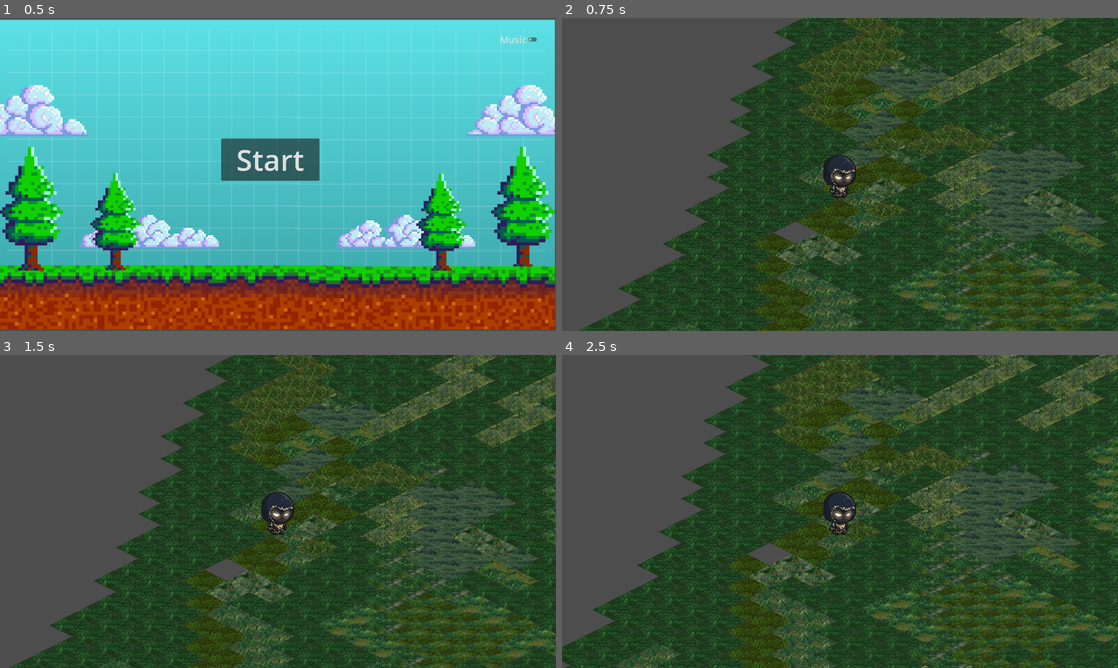
Above: before the commit, frames 1-4 (two rows, left to right).
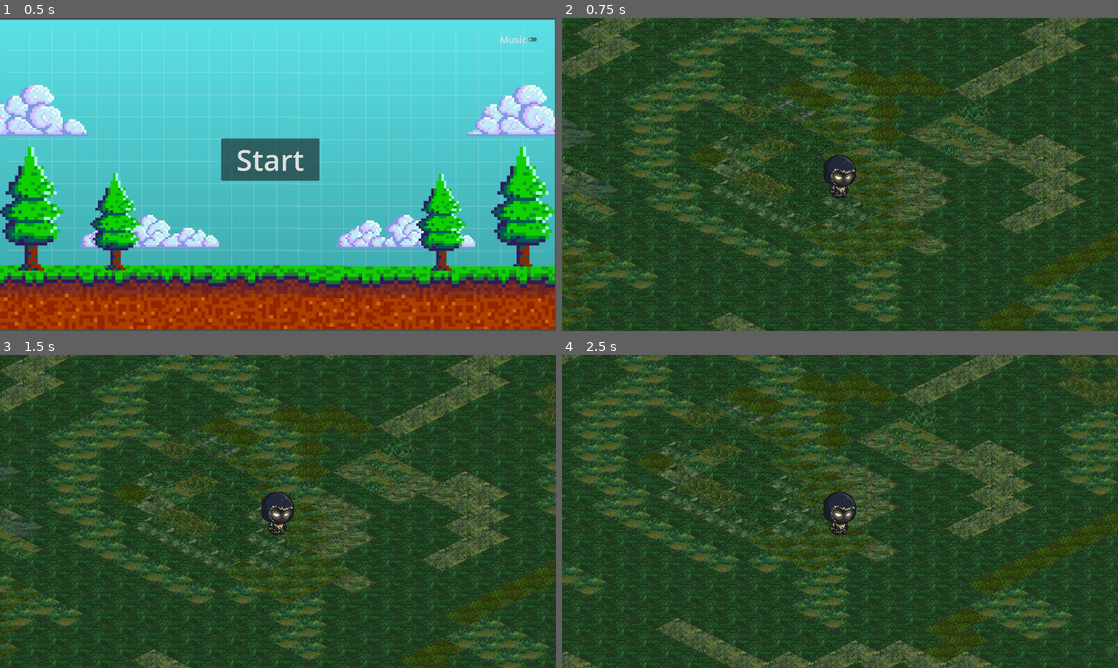
Above: after the commit, the same moments.

Repository: Zoroh26/Heart-Of-Gia
Game: Godot game, scene res://scenes/main/main.tscn
Same seed, same stepped clock (60 frames per second), same inputs: the game is played once before the commit and once after it.
Inputs:
- Up to frame 1 (0.5 s): no input
- Up to frame 2 (0.75 s): click "Start" at 0.5 s
- Up to frame 3 (1.5 s): tap Enter (ui_accept) at 1.25, 1.35 s; hold Right (move_right) from 1.28 s (still down)
- Up to frame 4 (2.5 s): tap Enter (ui_accept) at 1.52, 1.82, 2.1, 2.27 s; release Right (move_right) at 2.03 s; hold Down (move_down) from 2.03 s (still down)

Frame 1 is identical in both runs. In frame 2, 56% of the frame differs, in the area x 0-100%, y 0-100%; in frame 3, 55%; in frame 4, 53%.

Commit message:
teleport

Diff:
--- a/autoload/GameState.gd
+++ b/autoload/GameState.gd
@@ -1 +1,3 @@
 extends Node
+var last_portal_id := ""
+var player_stats := {}
--- /dev/null
+++ b/autoload/Transition.gd
@@ -0,0 +1,8 @@
+extends CanvasLayer
+signal animation_finished
+
+func play_fade():
+	$AnimationPlayer.play("fade_out")
+	await $AnimationPlayer.animation_finished
+	emit_signal("animation_finished")
+	$AnimationPlayer.play("fade_in")
--- a/project.godot
+++ b/project.godot
@@ -19,7 +19,6 @@
 
 window/size/viewport_width=1920
 window/size/viewport_height=1080
-window/size/mode=3
 window/stretch/mode="viewport"
 
 [input]
@@ -44,3 +43,8 @@
 "events": [Object(InputEventKey,"resource_local_to_scene":false,"resource_name":"","device":0,"window_id":0,"alt_presse …(194 unchanged characters)…
 ]
 }
+
+[layer_names]
+
+2d_physics/layer_1="player"
+2d_physics/layer_2="portal"
--- a/scenes/characters/eos/player.gd
+++ b/scenes/characters/eos/player.gd
@@ -1,16 +1,20 @@
 extends CharacterBody2D
 
-@export var move_speed := 300
+@export var move_speed := 600
 @export var joystick_deadzone := 0.2
+
+func _ready():
+	add_to_group("player")  # Correct placement outside physics_process
+	print("Player initialized - Groups:", get_groups())  # Debug
 
 func _physics_process(delta):
 	var input_vector := Vector2.ZERO
 
-	# Joystick input (works with gamepad or touch controls)
+	# Input handling
 	input_vector.x = Input.get_axis("move_left", "move_right")
 	input_vector.y = Input.get_axis("move_up", "move_down")
 
-	# Apply deadzone
+	# Movement logic
 	if input_vector.length() > joystick_deadzone:
 		velocity = input_vector.normalized() * move_speed
 	else:
--- a/scenes/characters/eos/player.tscn
+++ b/scenes/characters/eos/player.tscn
@@ -1,10 +1,14 @@
-[gd_scene load_steps=3 format=3 uid="uid://ioocb56eij7g"]
+[gd_scene load_steps=4 format=3 uid="uid://ioocb56eij7g"]
 
 [ext_resource type="Script" uid="uid://cgw4pbbwovgp8" path="res://scenes/characters/eos/player.gd" id="1_6qph8"]
 [ext_resource type="Texture2D" uid="uid://pvfmxeqk3tlv" path="res://assets/characters/eos/eos.png" id="1_6ri8s"]
 
-[node name="CharacterBody2D" type="CharacterBody2D"]
+[sub_resource type="RectangleShape2D" id="RectangleShape2D_6qph8"]
+size = Vector2(278, 386.5)
+
+[node name="CharacterBody2D" type="CharacterBody2D" groups=["player"]]
 z_index = 1
+collision_mask = 2
 script = ExtResource("1_6qph8")
 
 [node name="Sprite2D" type="Sprite2D" parent="."]
@@ -14,3 +18,7 @@
 
 [node name="Camera2D" type="Camera2D" parent="."]
 zoom = Vector2(0.4, 0.4)
+
+[node name="CollisionShape2D" type="CollisionShape2D" parent="."]
+position = Vector2(-6, 17.75)
+shape = SubResource("RectangleShape2D_6qph8")
--- /dev/null
+++ b/scenes/environments/guardian_biome/gate.gd
@@ -0,0 +1,14 @@
+extends Area2D
+var entered = false;
+
+func _on_body_entered(body:PhysicsBody2D):
+	entered = true
+
+
+func _on_body_exited(body: Node2D) -> void:
+	entered = false
+
+func _process(delta):
+	if entered==true:
+		if Input.is_action_just_pressed("ui_accept"):
+			get_tree().change_scene_to_file("res://scenes/environments/forge_biome/map.tscn")
--- a/scenes/environments/guardian_biome/guardian_biome.tscn
+++ b/scenes/environments/guardian_biome/guardian_biome.tscn
@@ -1,7 +1,8 @@
-[gd_scene load_steps=5 format=4 uid="uid://by2meni3hqtfv"]
+[gd_scene load_steps=7 format=4 uid="uid://by2meni3hqtfv"]
 
 [ext_resource type="Texture2D" uid="uid://ntvxdvx5cx8x" path="res://assets/environments/guardian_biome/tiles/ground/1_Forests_128x64.png" id="1_bv2vk"]
 [ext_resource type="PackedScene" uid="uid://ioocb56eij7g" path="res://scenes/characters/eos/player.tscn" id="2_4ve4n"]
+[ext_resource type="Script" uid="uid://6qfgwk88g6vv" path="res://scenes/environments/guardian_biome/gate.gd" id="3_7ynhw"]
 
 [sub_resource type="TileSetAtlasSource" id="TileSetAtlasSource_4ve4n"]
 texture = ExtResource("1_bv2vk")
@@ -31,6 +32,9 @@
 tile_size = Vector2i(128, 64)
 sources/1 = SubResource("TileSetAtlasSource_4ve4n")
 
+[sub_resource type="RectangleShape2D" id="RectangleShape2D_4ve4n"]
+size = Vector2(207, 177)
+
 [node name="GuardianBiome" type="Node2D"]
 
 [node name="Node" type="Node" parent="."]
@@ -38,9 +42,18 @@
 [node name="TileMapLayer" type="TileMapLayer" parent="Node"]
 texture_filter = 1
 scale = Vector2(3, 3)
-tile_map_data = PackedByteArray("AAABAAIAAQAAAAIAAAAAAAIAAQA …(34271 unchanged characters)… AAAAUAAAD2/+v/AQAAAAUAAAD3/+v/AQAAAAUAAAA=")
+tile_map_data = PackedByteArray("AAABAAIAAQAAAAIAAAAAAAIAAQA …(34271 unchanged characters)… AAAAUAAAD2/+v/AQAAAAUAAAD3/+v/AQAAAAUAAAD0/w0AAQACAAEAAAA=")
 tile_set = SubResource("TileSet_dfe7y")
 
 [node name="CharacterBody2D" parent="." instance=ExtResource("2_4ve4n")]
-z_index = 1
-position = Vector2(-4229, -312)
+position = Vector2(-9, -39)
+
+[node name="Area2D" type="Area2D" parent="."]
+script = ExtResource("3_7ynhw")
+
+[node name="CollisionShape2D" type="CollisionShape2D" parent="Area2D"]
+position = Vector2(1733, -198)
+shape = SubResource("RectangleShape2D_4ve4n")
+
+[connection signal="body_entered" from="Area2D" to="Area2D" method="_on_body_entered"]
+[connection signal="body_exited" from="Area2D" to="Area2D" method="_on_body_exited"]
--- a/scenes/main/canvas_layer.gd
+++ b/scenes/main/canvas_layer.gd
@@ -4,7 +4,3 @@
 func _on_button_pressed():
 	print("Button clicked!")  # Test if working
 	get_tree().change_scene_to_file("res://scenes/environments/guardian_biome/guardian_biome.tscn")  # Load next scene
-
-
-func _on_musictoggle_toggled(toggled_on: bool) -> void:
-	pass # Replace with function body.
--- a/scenes/mechanics/Portal/portal.tscn
+++ /dev/null
@@ -1,3 +0,0 @@
-[gd_scene format=3 uid="uid://dt8c8vhilwp6o"]
-
-[node name="Portal" type="Node2D"]
--- /dev/null
+++ b/scenes/mechanics/cloud_portal/cloud_portal.tscn
@@ -0,0 +1,12 @@
+[gd_scene load_steps=2 format=3 uid="uid://cofkxxy00vtum"]
+
+[ext_resource type="Texture2D" uid="uid://brrfotrrac4vp" path="res://assets/2.png" id="1_33rin"]
+
+[node name="CloudPortal" type="Node2D"]
+
+[node name="Sprite2D" type="Sprite2D" parent="."]
+position = Vector2(326.75, 299)
+scale = Vector2(6.485, 5.92)
+texture = ExtResource("1_33rin")
+
+[node name="CollisionShape2D" type="CollisionShape2D" parent="."]
--- /dev/null
+++ b/scenes/mechanics/transition/Transition.tscn
@@ -0,0 +1,9 @@
+[gd_scene format=3 uid="uid://ble836ffemrjy"]
+
+[node name="CanvasLayer" type="Node2D"]
+
+[node name="ColorRect" type="ColorRect" parent="."]
+offset_right = 812.0
+offset_bottom = 485.0
+
+[node name="AnimationPlayer" type="AnimationPlayer" parent="ColorRect"]
Binary file added: assets/2.png
Not shown, added: assets/2.png.import
Binary file added: assets/3.png
Not shown, added: assets/3.png.import
Not shown, added: assets/characters/eos/aavishkar.jpg.import
Binary file added: assets/portal.png
Not shown, added: assets/portal.png.import
Binary file added: assets/ui/2.png
Not shown, added: assets/ui/2.png.import
Binary file added: assets/ui/3.png
Not shown, added: assets/ui/3.png.import
Not shown, added: autoload/Transition.gd.uid
(and 1 more such lines)
